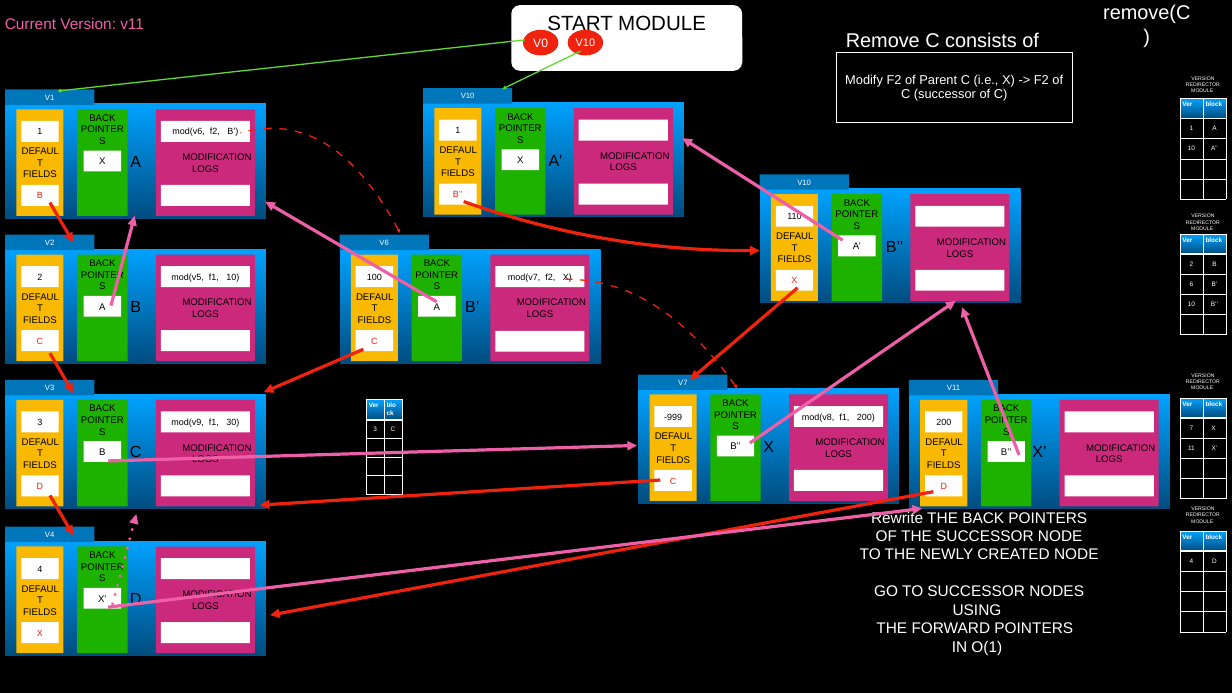
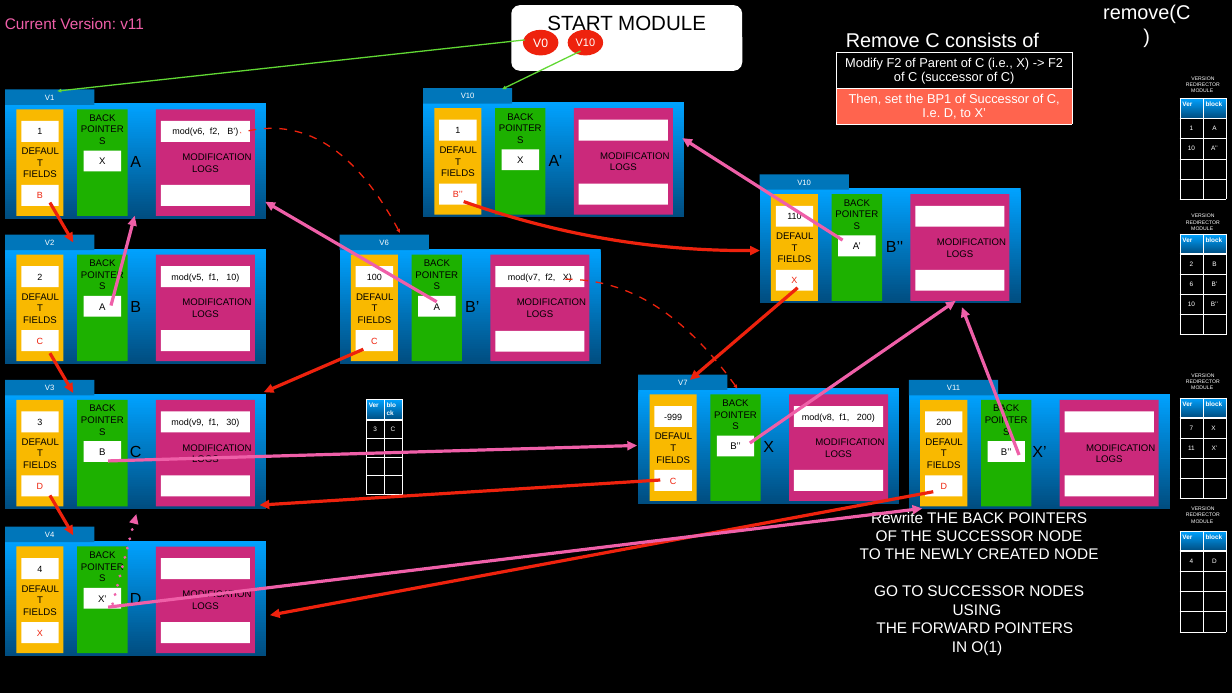
Before and after one commit to SirArthur7/PersistantDataStructure, a slide deck: slide 46 of Debasmit/Partialpersistent_pointerM.pptx. Drawn at 1232x693 pixels with LibreOffice and Linux fonts; fonts in the diff are those of the drawing. Boxes give left, top, right and bottom in pixels: in the first picture for what was removed or moved away, otherwise in the second. Text is boxed around its words. In the diff, an @@ line names an element or a change of style, - is before the commit and + after.

```diff
--- a/Debasmit/Partialpersistent_pointerM.pptx
+++ b/Debasmit/Partialpersistent_pointerM.pptx
@@ table at (837, 52, 1072, 123) @@
-row 1: Modify F2 of Parent C (i.e., X) -> F2 of C (successor of C)
+row 1: Modify F2 of Parent of C (i.e., X) -> F2 of C (successor of C)
+row 2: Then, set the BP1 of Successor of C, I.e. D, to X’
```
Also in this commit, not shown: 10 other slides changed, 11 other files.
